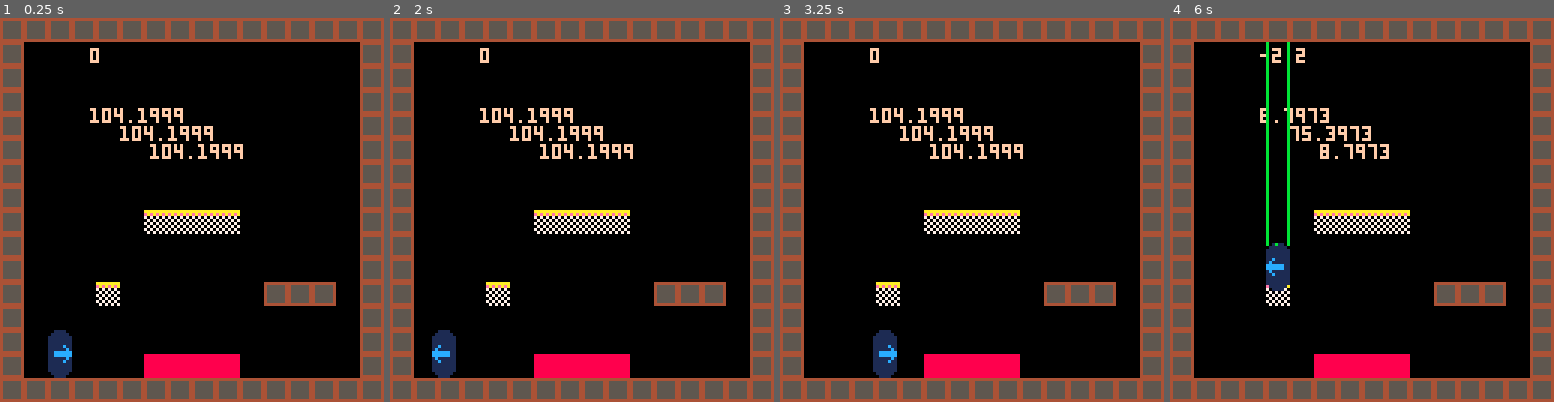
Above: before the commit, frames 1-4 (left to right).
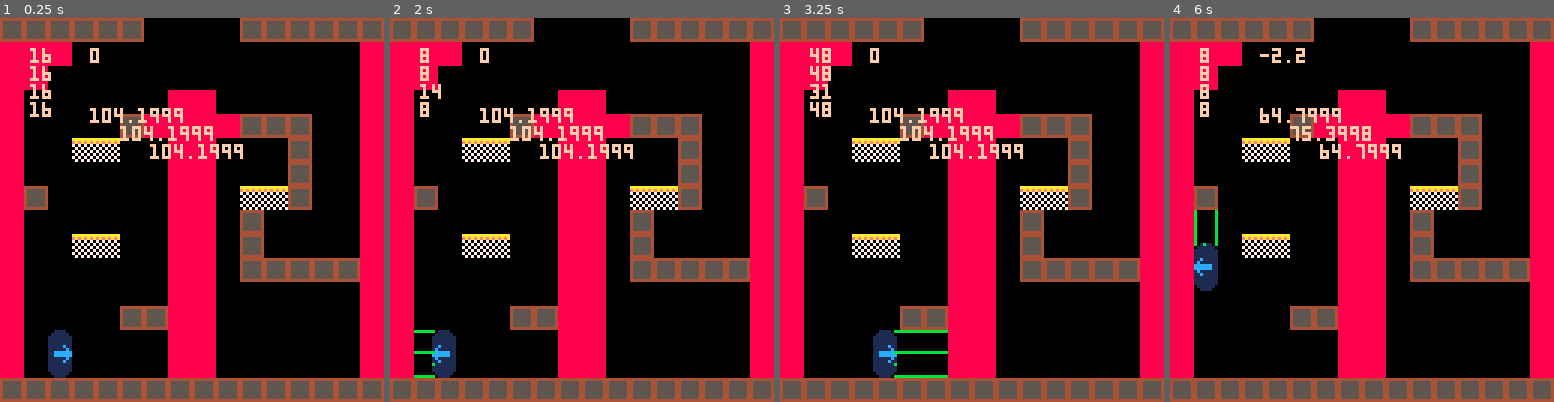
Above: after the commit, the same moments.

Repository: HankDeTank05/jump-n-slash
Game: PICO-8 cartridge jumpnslash-pico8/jumpnslash.p8
Two runs of this game, one before a commit and one after it. Both use one fixed random seed, a clock stepped at 60 frames per second and the inputs below.
Inputs:
- Up to frame 1 (0.25 s): no input
- Up to frame 2 (2 s): hold Left from 1.97 s (still down)
- Up to frame 3 (3.25 s): release Left at 2.37 s; hold Right from 2.87 s (still down)
- Up to frame 4 (6 s): release Right at 3.53 s; hold Up 3.58-4.08 s; hold Right 4.13-4.53 s; hold Left 5.13-5.8 s; hold Up from 5.85 s (still down)

The runs differ from the first frame. In frame 1, 33% of the frame differs, in the area x 0-100%, y 0-94%; in frame 2, 33%; in frame 3, 34%; in frame 4, 36%.

Commit message:
began testing room designs

Diff:
--- a/jumpnslash-pico8/jumpnslash.p8
+++ b/jumpnslash-pico8/jumpnslash.p8
@@ -6,15 +6,20 @@
 --programmed by henry holman
 
 function _init()
-	rooms = {
-		{x = 0, y = 0}, -- room 1 (the test room)
-		{x = 16, y = 0}, -- room 2
-		{x = 32, y = 0}, -- room 3
-		{x = 48, y = 0}, -- room 4
-		{x = 64, y = 0}, -- room 5
-		{x = 80, y = 0}, -- room 6
+	rooms	= {
+		{x = 0, y = 0},   -- room  1 (the test room)
+		{x = 16, y = 0},  -- room  2
+		{x = 32, y = 0},  -- room  3
+		{x = 48, y = 0},  -- room  4
+		{x = 64, y = 0},  -- room  5
+		{x = 80, y = 0},  -- room  6
+		{x = 16, y = 16}, -- room  7 (aka 2 w/o lava)
+		{x = 32, y = 16}, -- room  8 (aka 3 w/o lava)
+		{x = 48, y = 16}, -- room  9 (aka 4 w/o lava)
+		{x = 64, y = 16}, -- room 10 (aka 5 w/o lava)
+		{x = 80, y = 16}, -- room 11 (aka 6 w/o lava)
 	}
-	room_num = 1
+	room_num = 6
 end
 
 function _update60()
@@ -128,34 +133,34 @@
 	if p1.dx > 0 then
 		-- cast rays to right
 		-- top ray
-		while fget(mget(cand_tx / 8, cand_ty / 8), 4) == false do
+		while fget(mget((cand_tx / 8) + rooms[room_num].x, (cand_ty / 8) + rooms[room_num].y), 4) == false do
 			cand_tx += 1
 		end
 		cand_tx -= p1.w
 		-- middle ray
-		while fget(mget(cand_mx / 8, cand_my / 8), 4) == false do
+		while fget(mget((cand_mx / 8) + rooms[room_num].x, (cand_my / 8) + rooms[room_num].y), 4) == false do
 			cand_mx+=1
 		end
 		cand_mx -= p1.w
 		-- bottom ray
-		while fget(mget(cand_bx / 8, cand_by / 8), 4) == false do
+		while fget(mget((cand_bx / 8) + rooms[room_num].x, (cand_by / 8) + rooms[room_num].y), 4) == false do
 			cand_bx += 1
 		end
 		cand_bx -= p1.w
 	elseif p1.dx < 0 then
 		-- cast rays to left
 		-- top ray
-		while fget(mget(cand_tx / 8, cand_ty / 8), 4) == false do
+		while fget(mget((cand_tx / 8) + rooms[room_num].x, (cand_ty / 8) + rooms[room_num].y), 4) == false do
 			cand_tx -= 1
 		end
 		cand_tx += 1
 		-- middle ray
-		while fget(mget(cand_mx / 8, cand_my / 8), 4) == false do
+		while fget(mget((cand_mx / 8) + rooms[room_num].x, (cand_my / 8) + rooms[room_num].y), 4) == false do
 			cand_mx -= 1
 		end
 		cand_mx += 1
 		-- bottom ray
-		while fget(mget(cand_bx / 8, cand_by / 8), 4) == false do
+		while fget(mget((cand_bx / 8) + rooms[room_num].x, (cand_by / 8) + rooms[room_num].y), 4) == false do
 			cand_bx -= 1
 		end
 		cand_bx += 1
@@ -282,7 +287,7 @@
 	if debug then
 
 		-- print/draw wall detection
-		if false then
+		if true then
 			-- print numbers
 			print(cand_tx,10,10,15)
 			print(cand_mx,10,16,15)
@@ -386,8 +391,60 @@
 
 
 
+…(52 lines of a section not shown)…
 __gff__
-0000000000000000380108000000000000000000000000000000000000000000000000000000000000000000000000000000000000000000000000000000000000000000000000000000000000000000000000000000000000000000000000000000000000000000000000000000000000000000000000000000000000000000
+0000000000000000383908000000000000000000000000000000000000000000000000000000000000000000000000000000000000000000000000000000000000000000000000000000000000000000000000000000000000000000000000000000000000000000000000000000000000000000000000000000000000000000
 0000000000000000000000000000000000000000000000000000000000000000000000000000000000000000000000000000000000000000000000000000000000000000000000000000000000000000000000000000000000000000000000000000000000000000000000000000000000000000000000000000000000000000
 __map__
 0808080808080808080808080808080808080808080808080808080808080808080808080808080808080808080808080808080808080808080808080808080808080808080808080808080808080808080808080808000000000808080808080000000000000000000000000000000000000000000000000000000000000000
@@ -406,3 +463,19 @@
 0800000000000000000000000000000808000000000000000000000000000008080000000000000000000000000000080800000000000808080909090908080808000000000000000000000000000008090000000000000909000000000000090000000000000000000000000000000000000000000000000000000000000000
 0800000000000909090900000000000808000000000000000000000000000008080000000000000000000000000000080800000000080808080808080808080808000008080808000008080808080808090000000000000909000000000000090000000000000000000000000000000000000000000000000000000000000000
 0808080808080808080808080808080808080808080809090909090908080808080808080808090909090808080808080808080808080808080808080808080808080808080808090908080808080808080808080808080808080808080808080000000000000000000000000000000000000000000000000000000000000000
+0000000000000000000000000000000008080808080808080808080808080808080808080808080808080808080808080808080808080808080808080808080808080808080808080808080808080808080808080808000000000808080808080000000000000000000000000000000000000000000000000000000000000000
+0000000000000000000000000000000008000000000000000000000000000008080000000000000000000000000000080800000000000000000000000000000808000000000000000000000000000008080808000000000000000000000000080000000000000000000000000000000000000000000000000000000000000000
+0000000000000000000000000000000008000000000000000000000000000008080000000000000000000000000000080800000000000000000000000000000808000000000000000000000000000008080800000000000000000000000000080000000000000000000000000000000000000000000000000000000000000000
+0000000000000000000000000000000008000000000000000000000000000008080000000000000000000000000000080800000a0a0a0a0a0a0a0a0a0a0a0a0808000000000000000000000000000008080000000000000808000000000000080000000000000000000000000000000000000000000000000000000000000000
+0000000000000000000000000000000008000000000000000000000000000008080000000000000000000000000000080808000000000000000000000000000808000008080800000808000000000008080000000008080808080808080000080000000000000000000000000000000000000000000000000000000000000000
+0000000000000000000000000000000008000000000000000000000000000008080000000a0000080800000a0000000808080000000000000000000000000008080000080000000000000000000000080800000a0a00000808000000080000080000000000000000000000000000000000000000000000000000000000000000
+0000000000000000000000000000000008000000000000000000000000000008080000000000000000000000000000080808080000000000000000000000000808000008000000000000000000000008080000000000000808000000080000080000000000000000000000000000000000000000000000000000000000000000
+0000000000000000000000000000000008000000000000000000000000000008080a0a000000000000000000000a0a08080808080808000000080808080a0a0808000008000000000000000008080808080800000000000808000a0a080000080000000000000000000000000000000000000000000000000000000000000000
+00000000000000000000000000000000080000000000000000000000000000080800000000000000000000000000000808000000000000000000000000000008080000080a0a08080808080800000008080000000000000808000800000000080000000000000000000000000000000000000000000000000000000000000000
+00000000000000000000000000000000080a0a0a0a0a0a0000000000000000080800000000000800000800000000000808000000000000000000000000000008080000080000000000000000000000080800000a0a00000808000800000000080000000000000000000000000000000000000000000000000000000000000000
+0000000000000000000000000000000008000000000000000000000000000008080000000000000000000000000000080800000000000000000000000000000808000008000000000000000000000008080000000000000808000808080808080000000000000000000000000000000000000000000000000000000000000000
+0000000000000000000000000000000008000000000000000000000000000008080808000000000000000000000808080800000000000000000000000000080808000008080808080808080808000008080000000000000808000000000000080000000000000000000000000000000000000000000000000000000000000000
+00000000000000000000000000000000080000000000000000000000000000080800000a0a0000000000000a0a0000080800000000000008080000000008080808000000000000000000000000000008080000000008080808000000000000080000000000000000000000000000000000000000000000000000000000000000
+0000000000000000000000000000000008000000000000000000000000000008080000000000000000000000000000080800000000000808080808080808080808000000000000000000000000000008080000000000000808000000000000080000000000000000000000000000000000000000000000000000000000000000
+0000000000000000000000000000000008000000000000000000000000000008080000000000000000000000000000080800000000080808080808080808080808000008080808000008080808080808080000000000000808000000000000080000000000000000000000000000000000000000000000000000000000000000
+0000000000000000000000000000000008080808080808080808080808080808080808080808080808080808080808080808080808080808080808080808080808080808080808080808080808080808080808080808080808080808080808080000000000000000000000000000000000000000000000000000000000000000
Not shown, changed: 52 lines of the sprite sheet (__gfx__) section of jumpnslash-pico8/jumpnslash.p8
